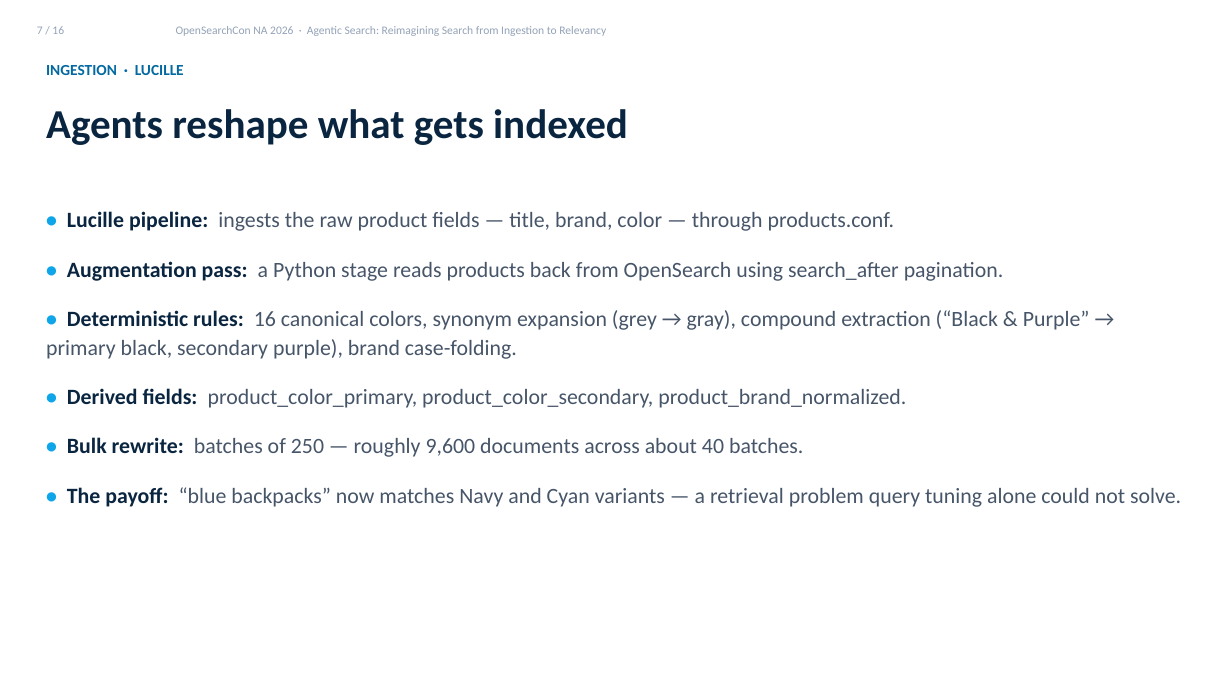
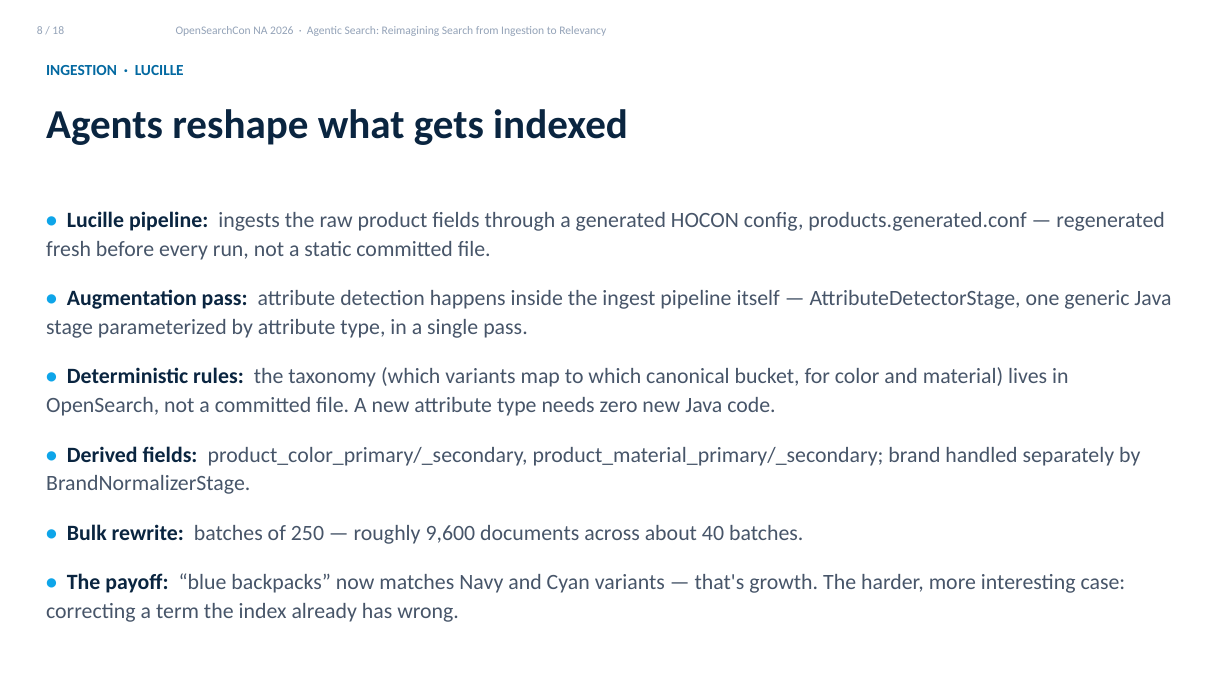
Before and after one commit to kmwtechnology/opensearch2026-agentic-search, a slide deck: slide 8 of docs/presentation/Agentic Search Talk Draft.pptx (slide 7 before the commit). Drawn at 1232x693 pixels with LibreOffice and Linux fonts; fonts in the diff are those of the drawing. Boxes give left, top, right and bottom in pixels: in the first picture for what was removed or moved away, otherwise in the second. Text is boxed around its words. In the diff, an @@ line names an element or a change of style, - is before the commit and + after.

```diff
--- a/docs/presentation/Agentic Search Talk Draft.pptx
+++ b/docs/presentation/Agentic Search Talk Draft.pptx
@@ text at bbox=[37, 26, 64, 34]: text changed @@
-7 / 16
+8 / 18
@@ text at bbox=[46, 211, 1171, 494]: text changed @@
-• Lucille pipeline: ingests the raw product fields — title, brand, color — through products.conf.
-• Augmentation pass: a Python stage reads products back from OpenSearch using search_after pagination.
-• Deterministic rules: 16 canonical colors, synonym expansion (grey → gray), compound extraction (“Black & Purple” → primary black, secondary purple), brand case-folding.
-• Derived fields: product_color_primary, product_color_secondary, product_brand_normalized.
+• Lucille pipeline: ingests the raw product fields through a generated HOCON config, products.generated.conf — regenerated fresh before every run, not a static committed file.
+• Augmentation pass: attribute detection happens inside the ingest pipeline itself — AttributeDetectorStage, one generic Java stage parameterized by attribute type, in a single pass.
+• Deterministic rules: the taxonomy (which variants map to which canonical bucket, for color and material) lives in OpenSearch, not a committed file. A new attribute type needs zero new Java code.
+• Derived fields: product_color_primary/_secondary, product_material_primary/_secondary; brand handled separately by BrandNormalizerStage.
@@ text at bbox=[46, 573, 1126, 622]: text changed @@
-• The payoff: “blue backpacks” now matches Navy and Cyan variants — a retrieval problem query tuning alone could not solve.
+• The payoff: “blue backpacks” now matches Navy and Cyan variants — that's growth. The harder, more interesting case: correcting a term the index already has wrong.
```
Also in this commit, not shown: 13 other slides changed, 2 slides added.
